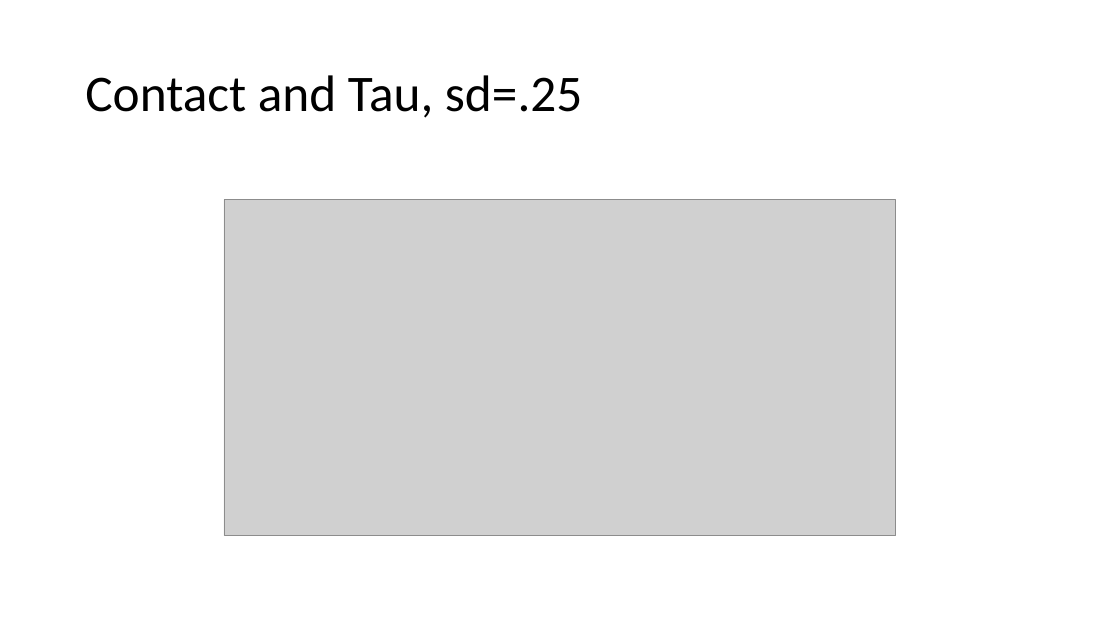
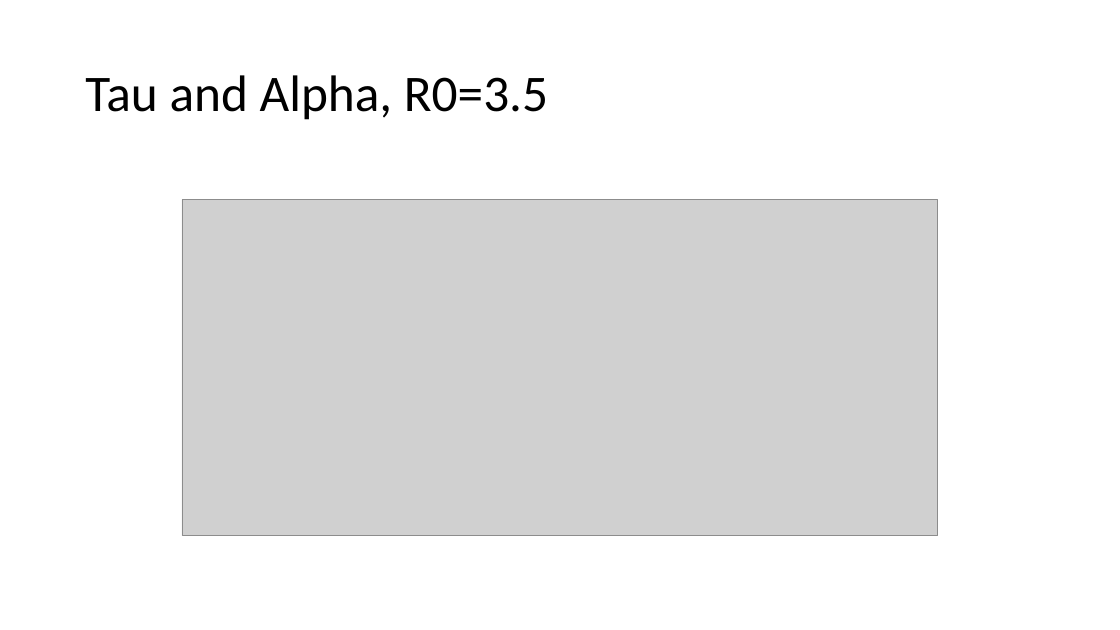
Before and after one commit to asbeagle/newGEM_SIR, a slide deck: slide 3 of someplotz.pptx (slide 11 before the commit). Drawn at 1120x630 pixels with LibreOffice and Linux fonts; fonts in the diff are those of the drawing; grey boxes stand for pictures. Boxes give left, top, right and bottom in pixels: in the first picture for what was removed or moved away, otherwise in the second. Text is boxed around its words. In the diff, an @@ line names an element or a change of style, - is before the commit and + after.

```diff
--- a/someplotz.pptx
+++ b/someplotz.pptx
@@ title at (85,75,548,120): text changed @@
-Contact and Tau, sd=.25
+Tau and Alpha, R0=3.5
@@ picture: place and size @@
-picture at (224,200,897,536)
+picture at (182,200,939,536)
```
Also in this commit, not shown: 9 other slides changed, 5 slides added, 1 slide removed, 3 other files.
